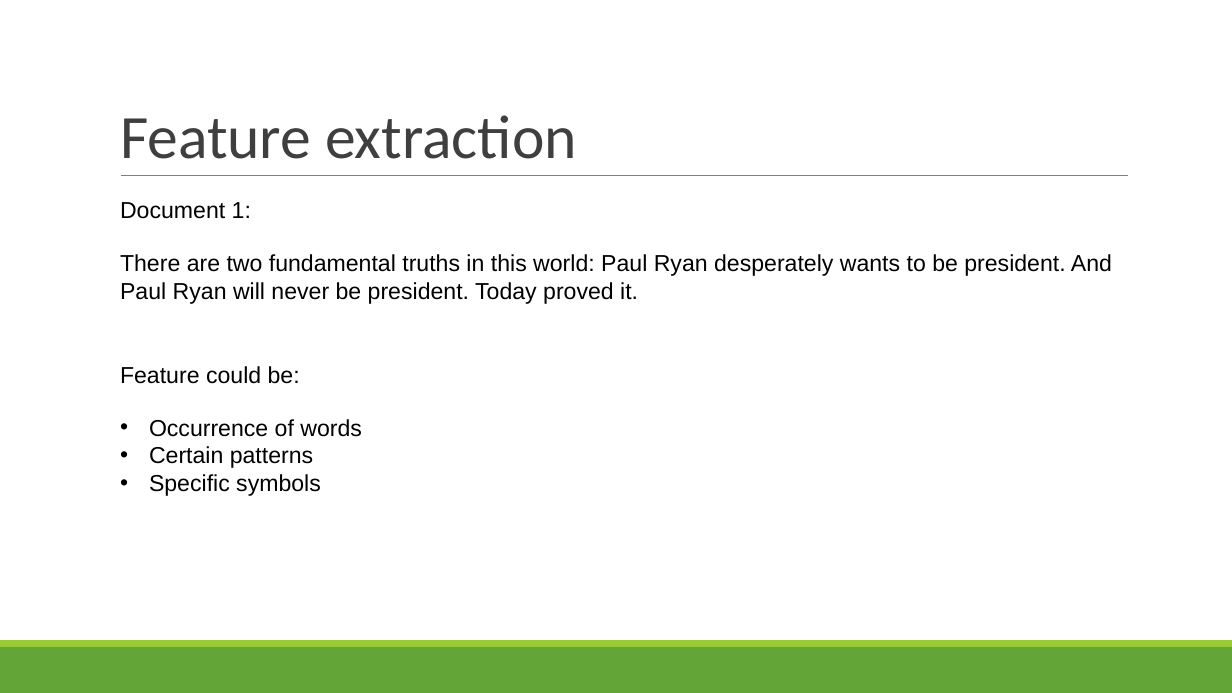
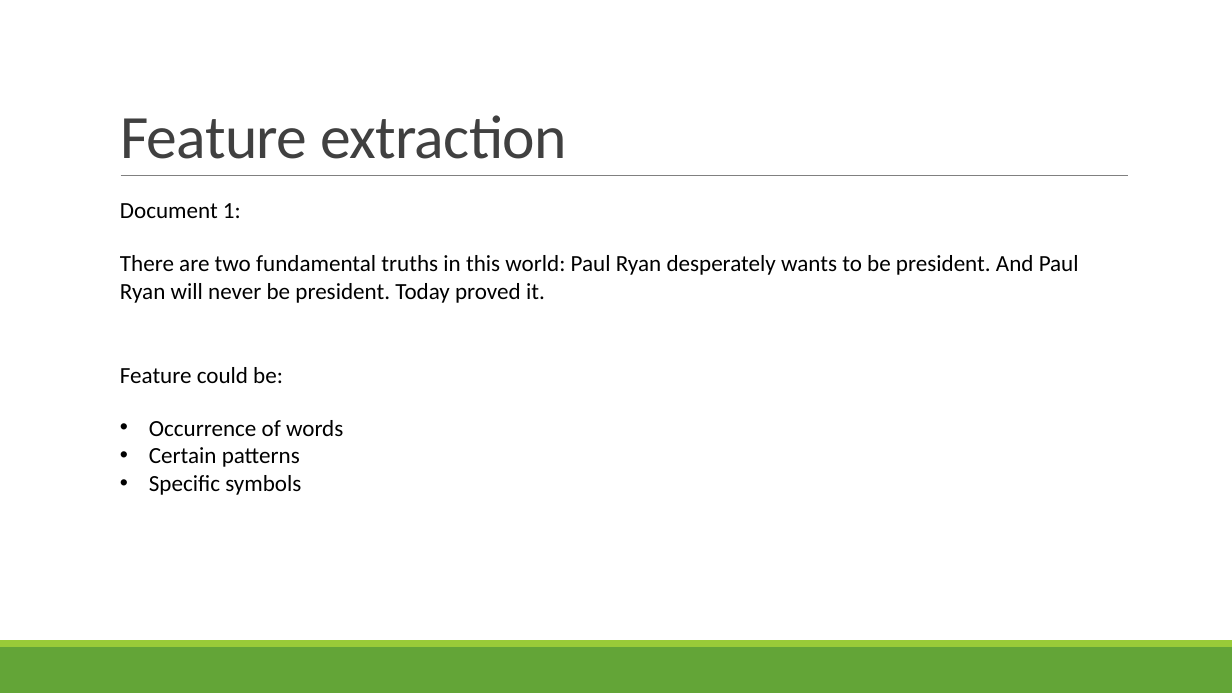
Before and after one commit to LinghanX/Project_Veritas, a slide deck: slide 7 of presentations/FakeNews_Final.pptx. Drawn at 1232x693 pixels with LibreOffice and Linux fonts; fonts in the diff are those of the drawing. Boxes give left, top, right and bottom in pixels: in the first picture for what was removed or moved away, otherwise in the second. Text is boxed around its words. In the diff, an @@ line names an element or a change of style, - is before the commit and + after.

```diff
--- a/presentations/FakeNews_Final.pptx
+++ b/presentations/FakeNews_Final.pptx
@@ title "Feature extraction" at (120, 115, 567, 159): text colour #3F3F3F to #404040, letter spacing 0 to -0.5 pt; indent changed @@
@@ font Arial to Calibri in 4 elements at (120, 255, 1079, 303), (120, 203, 241, 218), (149, 420, 343, 495), (120, 367, 283, 383) @@
```
Also in this commit, not shown: 14 other slides changed.
